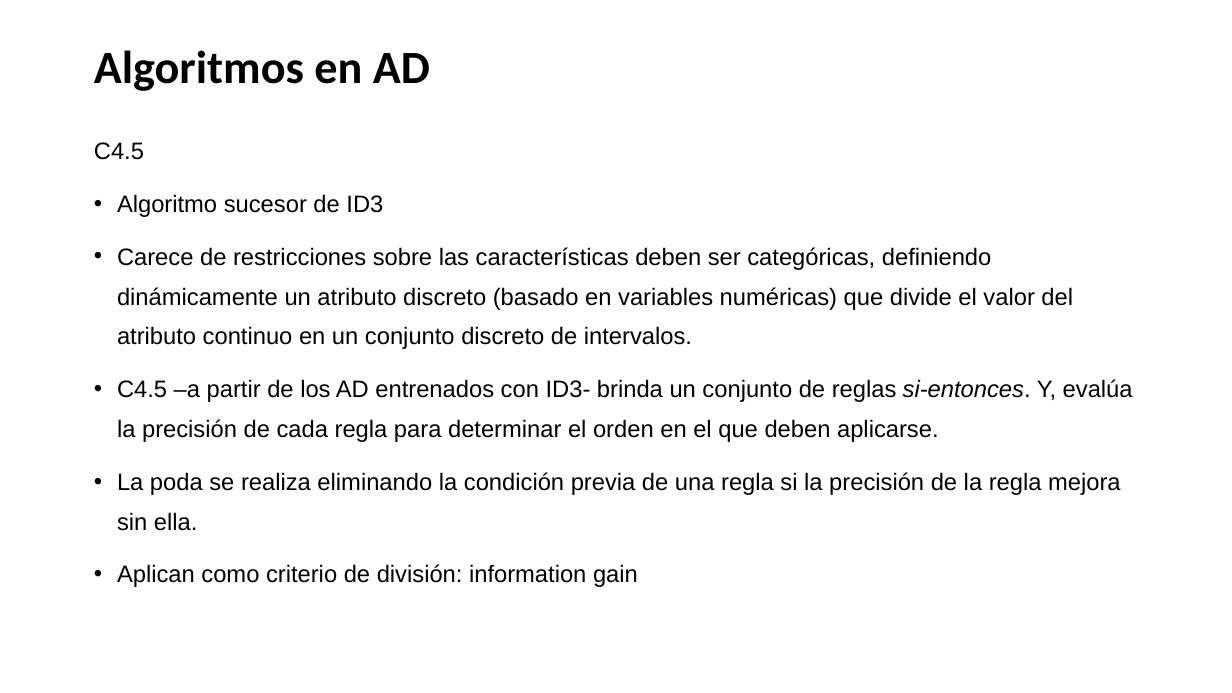
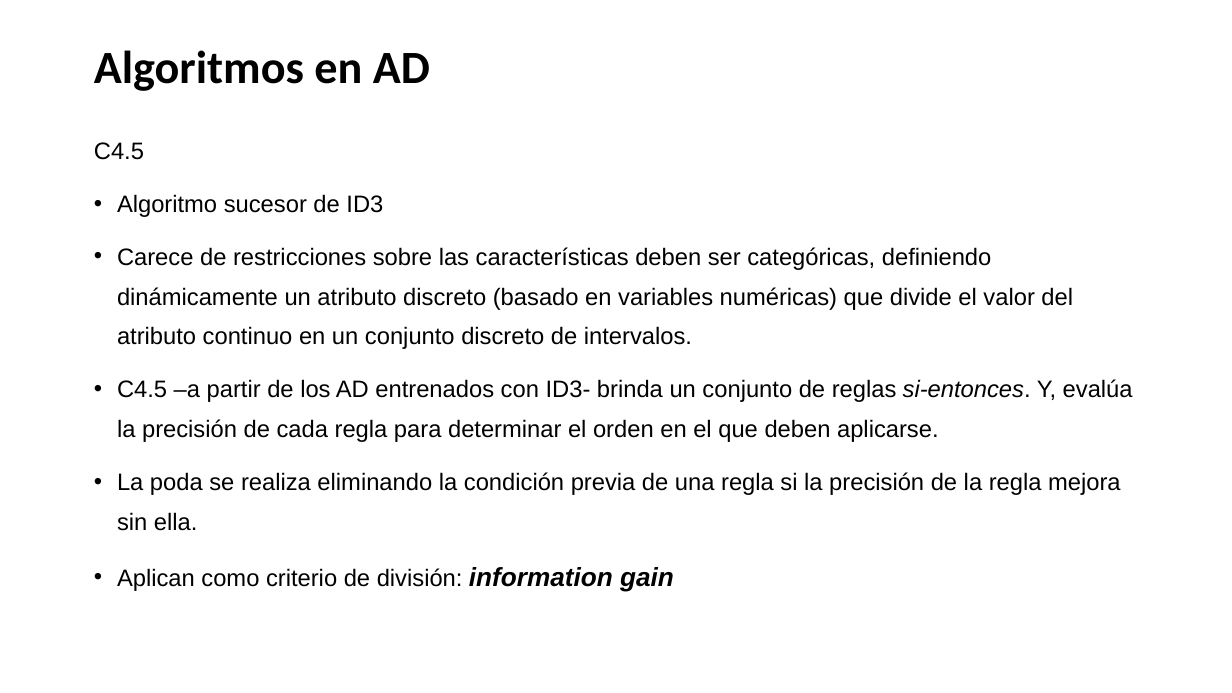
Before and after one commit to ml-unne/ml-unne.github.io, a slide deck: slide 12 of doc/2023 - ML-AD.pptx. Drawn at 1232x693 pixels with LibreOffice and Linux fonts; fonts in the diff are those of the drawing. Boxes give left, top, right and bottom in pixels: in the first picture for what was removed or moved away, otherwise in the second. Text is boxed around its words. In the diff, an @@ line names an element or a change of style, - is before the commit and + after.

```diff
--- a/doc/2023 - ML-AD.pptx
+++ b/doc/2023 - ML-AD.pptx
@@ text at [117,567,674,592]: size 18.5 to 20.4 pt, bold on, italic on in "information gain" @@
```
Also in this commit, not shown: 13 other slides changed, 1 slide added, 1 other file.
